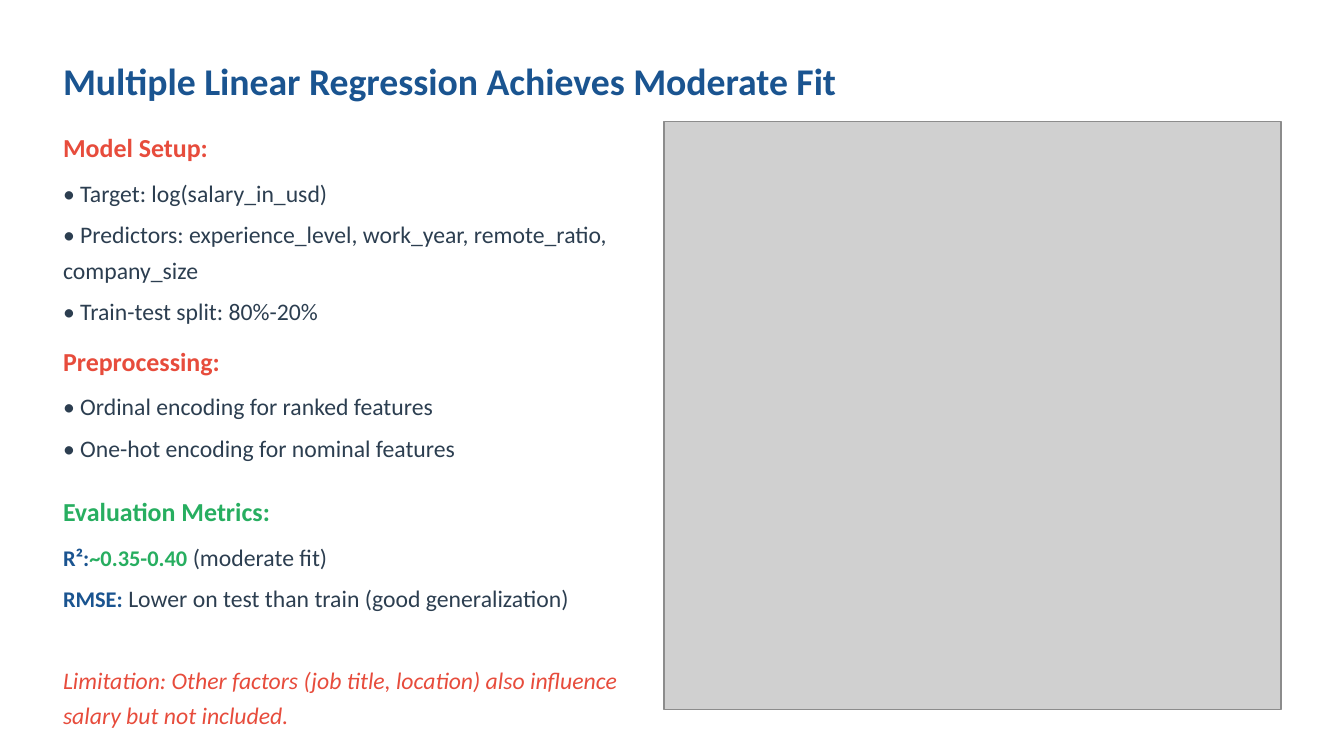
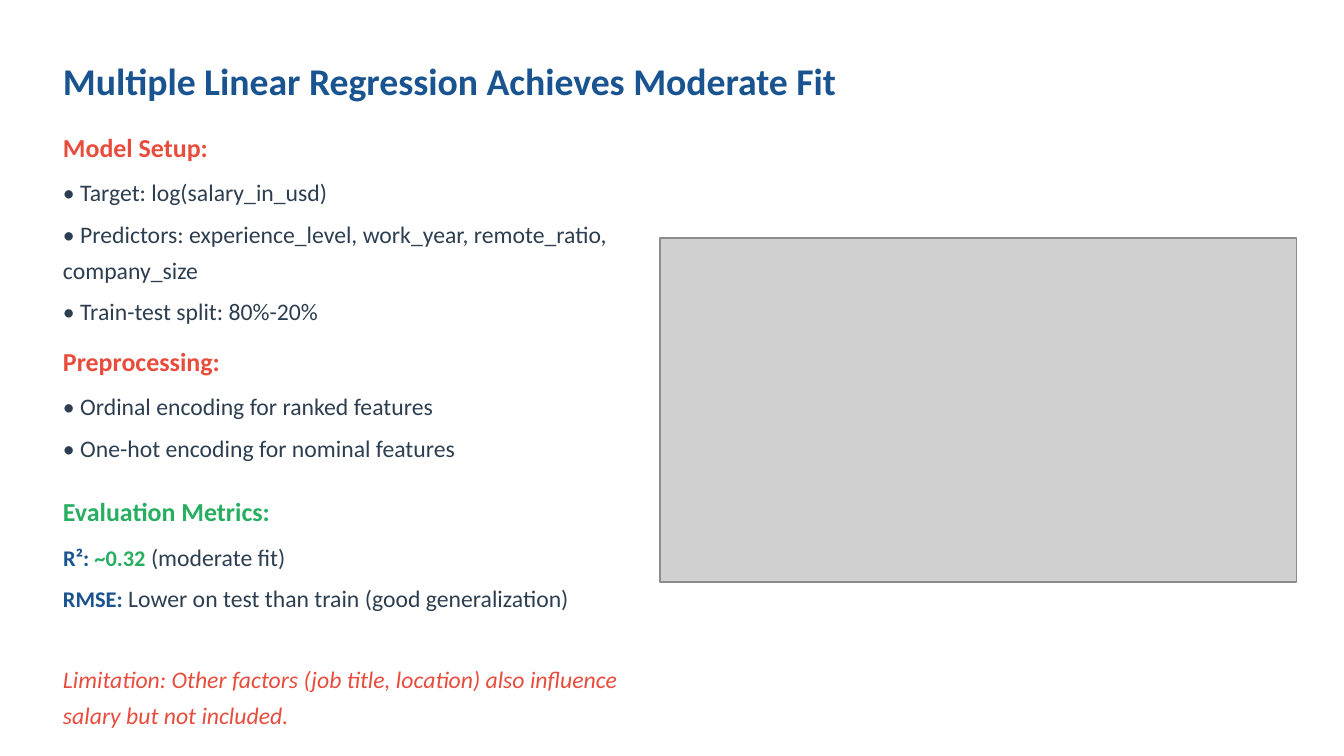
Before and after one commit to mtriet100505/dav-finalterm, a slide deck: slide 18 of slides/523H0107_523H0185.pptx. Drawn at 1344x756 pixels with LibreOffice and Linux fonts; fonts in the diff are those of the drawing; grey boxes stand for pictures; background and template pictures are left out. Boxes give left, top, right and bottom in pixels: in the first picture for what was removed or moved away, otherwise in the second. Text is boxed around its words. In the diff, an @@ line names an element or a change of style, - is before the commit and + after.

```diff
--- a/slides/523H0107_523H0185.pptx
+++ b/slides/523H0107_523H0185.pptx
@@ picture: place and size @@
-picture at (664, 122, 1281, 711)
+picture at (660, 238, 1297, 582)
@@ text at (63, 548, 286, 569): text changed; size 11.9 to 12.7 pt; bold off @@
-R²:~0.35-0.40 (moderate fit)
+R²: ~0.32 (moderate fit)
```
Also in this commit, not shown: 19 other slides changed, 1 other file.
